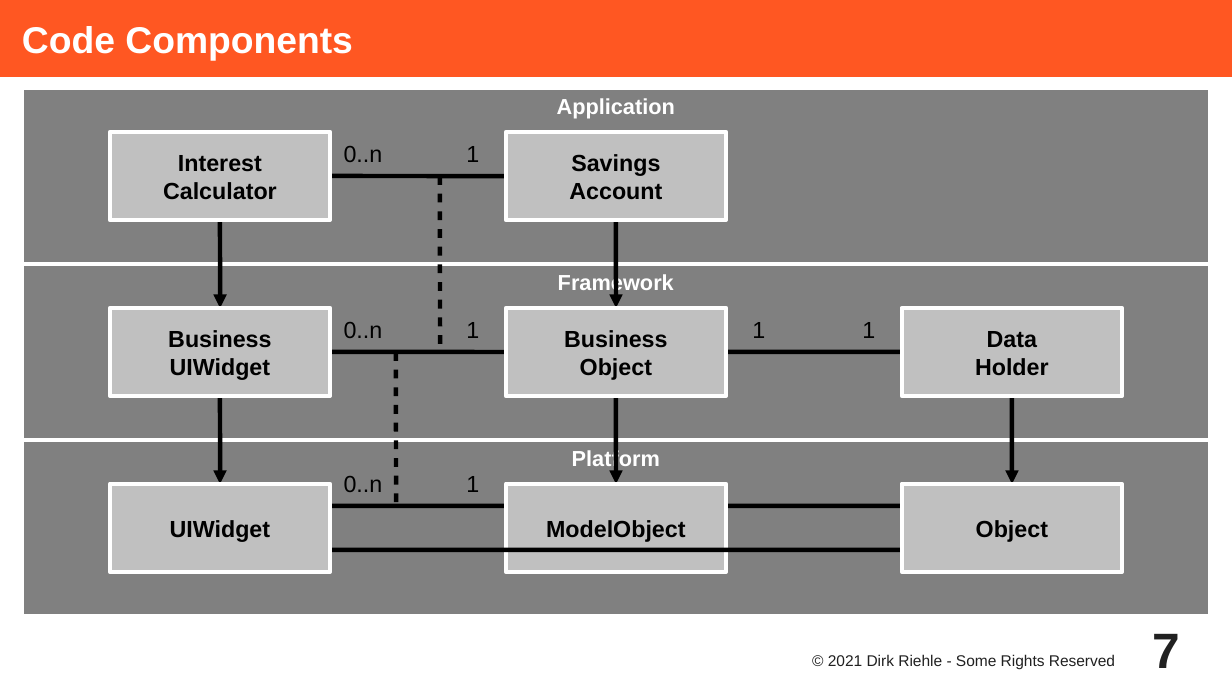
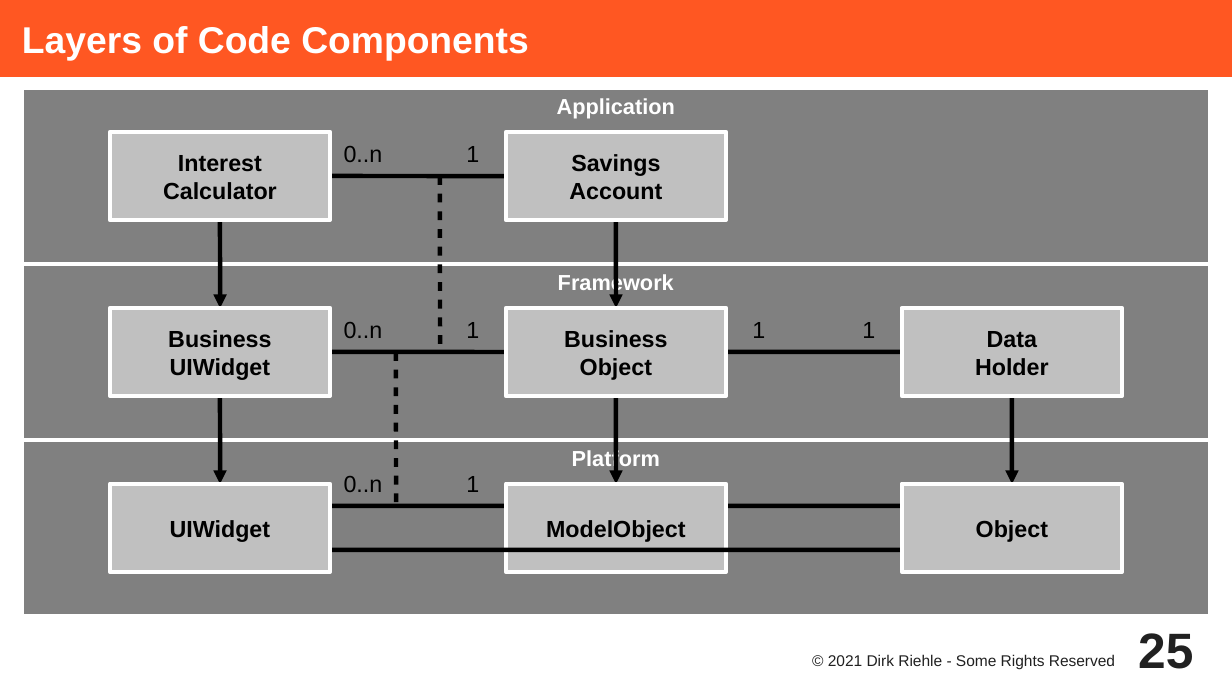
Before and after one commit to dirkriehle/adap-course, a slide deck: slide 25 of Lecture Slides/ADAP C11 - Object-oriented Frameworks.odp (slide 7 before the commit). Drawn at 1232x693 pixels with LibreOffice and Linux fonts; fonts in the diff are those of the drawing. Boxes give left, top, right and bottom in pixels: in the first picture for what was removed or moved away, otherwise in the second. Text is boxed around its words. In the diff, an @@ line names an element or a change of style, - is before the commit and + after.

```diff
--- a/Lecture Slides/ADAP C11 - Object-oriented Frameworks.odp
+++ b/Lecture Slides/ADAP C11 - Object-oriented Frameworks.odp
@@ title at [22,26,529,61]: text changed @@
-Code Components
+Layers of Code Components
@@ page number at [1138,633,1193,669]: text changed @@
-7
+25
```
Also in this commit, not shown: 8 other slides changed, 9 slides added, 5 other files.
